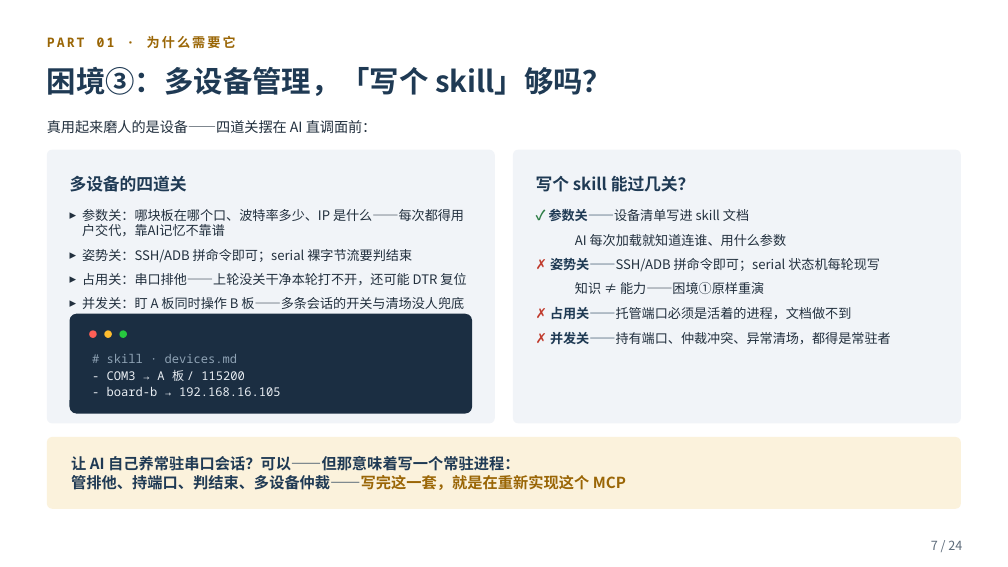
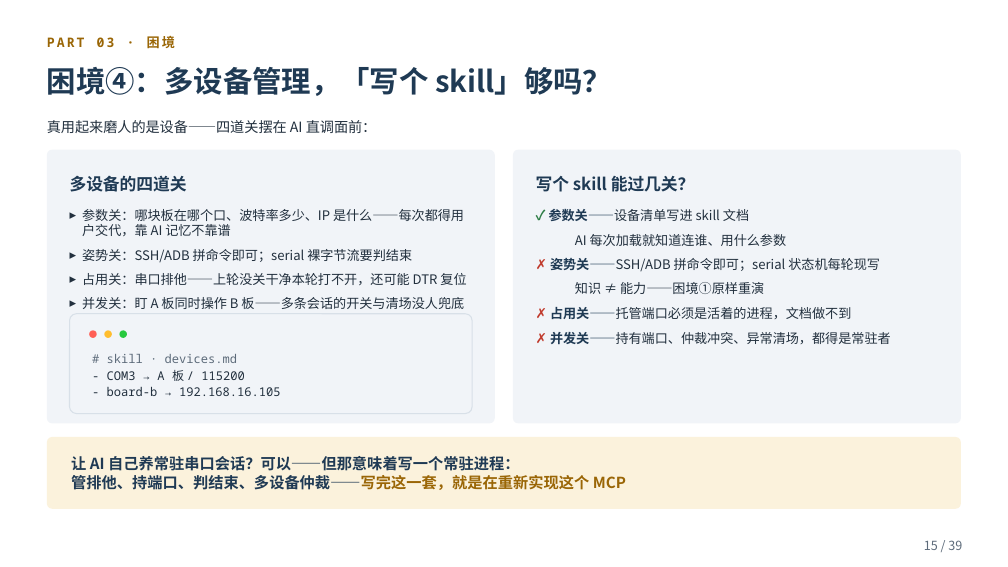
Before and after one commit to smk-h/embedded-mcp-toolkit, a slide deck: slide 15 of ppt/embedded-mcp-toolkit-项目介绍.pptx (slide 7 before the commit). Drawn at 1008x567 pixels with LibreOffice and Linux fonts; fonts in the diff are those of the drawing. Boxes give left, top, right and bottom in pixels: in the first picture for what was removed or moved away, otherwise in the second. Text is boxed around its words. In the diff, an @@ line names an element or a change of style, - is before the commit and + after.

```diff
--- a/ppt/embedded-mcp-toolkit-项目介绍.pptx
+++ b/ppt/embedded-mcp-toolkit-项目介绍.pptx
@@ text at bbox=[47, 36, 175, 48]: text changed @@
-PART 01 · 为什么需要它
+PART 03 · 困境
@@ text at bbox=[47, 67, 612, 96]: text changed @@
-困境③：多设备管理，「写个 skill」够吗？
+困境④：多设备管理，「写个 skill」够吗？
@@ text at bbox=[82, 209, 464, 236]: spaces changed @@
-▸ 参数关：哪块板在哪个口、波特率多少、IP 是什么——每次都得用户交代，靠AI记忆不靠谱
+▸ 参数关：哪块板在哪个口、波特率多少、IP 是什么——每次都得用户交代，靠 AI 记忆不靠谱
@@ rounded rectangle at bbox=[70, 314, 473, 414]: fill #1B2E42 to #F1F4F8; outline none to #D8E0E8 1 pt @@
@@ text "# skill · devices.md" at bbox=[107, 354, 280, 396]: text colour #8FA3B5 to #5D6B7A in "# skill · devices.md"; text colour #E8EDF2 to #22303E in "- COM3 → A 板 / 115200", "- board-b → 192.168.16.105" @@
@@ text at bbox=[924, 540, 962, 550]: text changed @@
-7 / 24
+15 / 39
```
Also in this commit, not shown: 16 other slides changed, 22 slides added, 7 slides removed, 2 other files.
